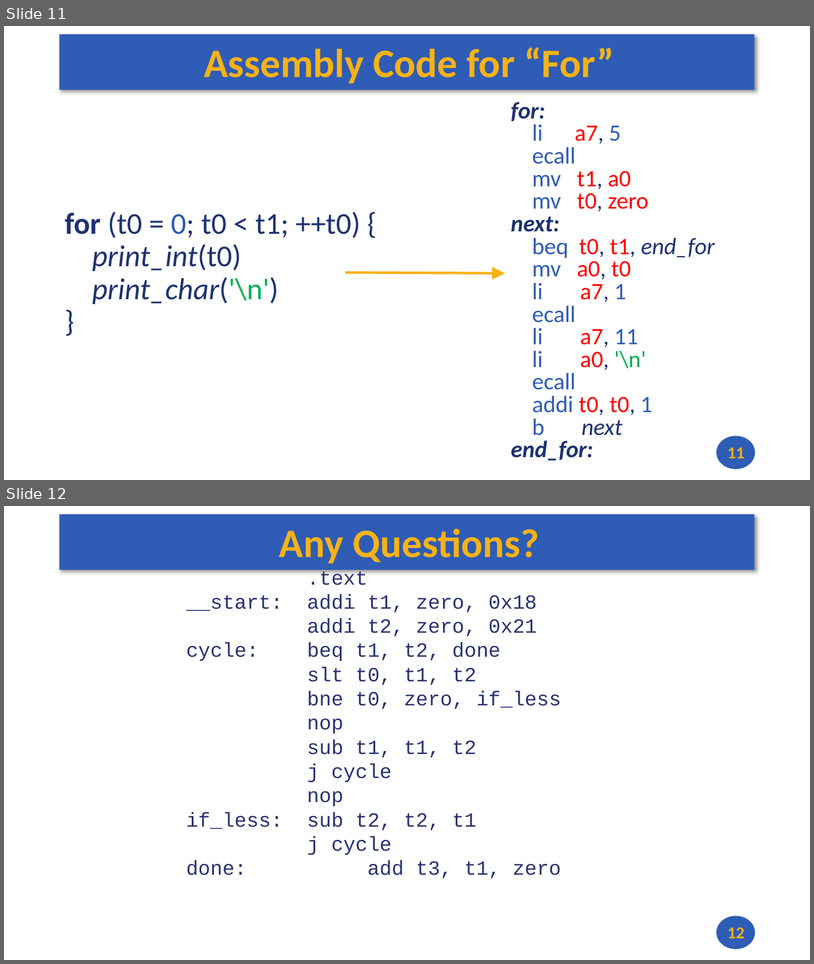
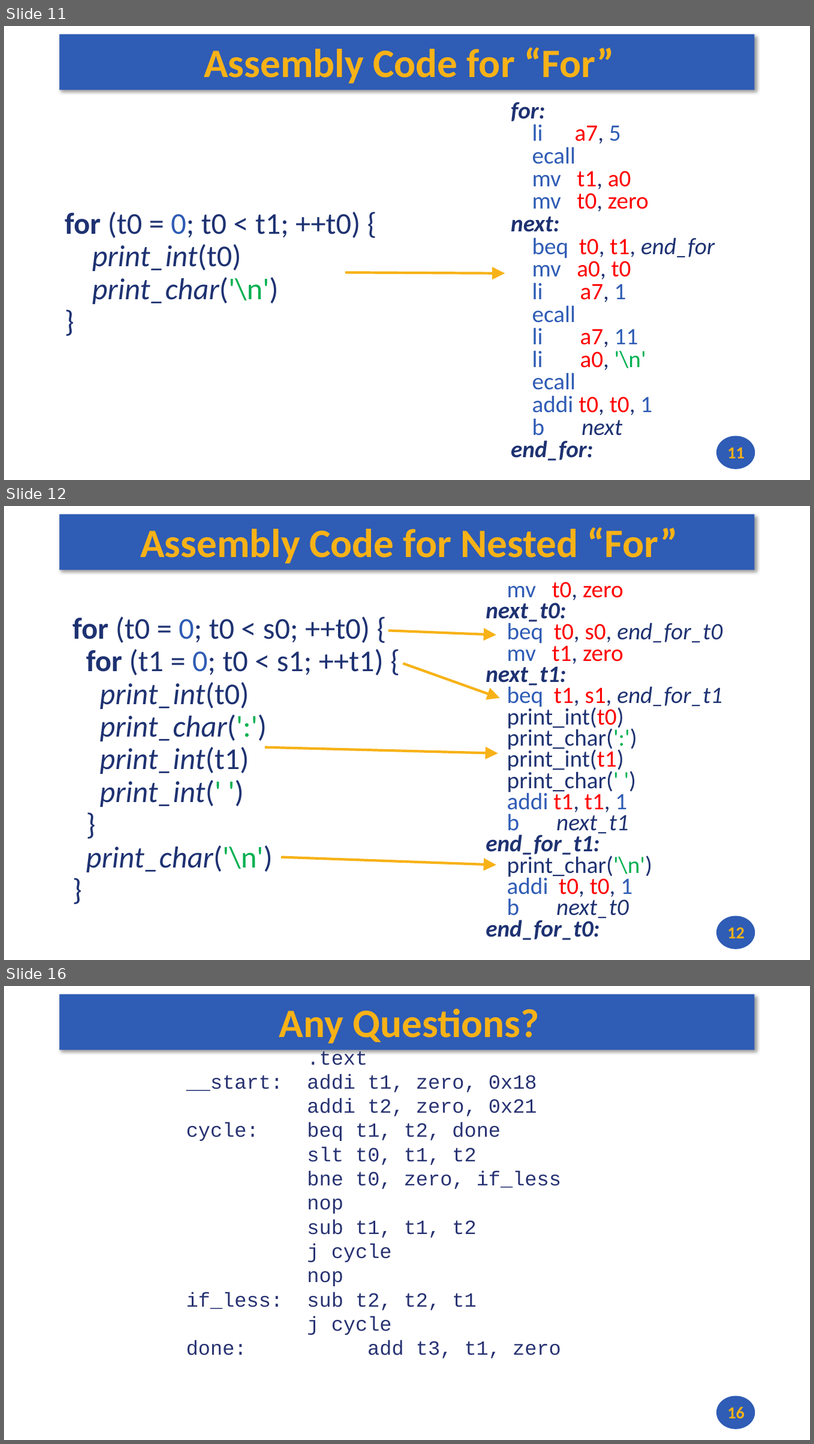
Before and after one commit to andrewt0301/hse-acos-course, a slide deck: docs/part1ca/05_MacrosBranchesArrays/CA_Lecture_05.pptx. Shown one above the other, each under a label of ours: slides 11 and 12 before the commit, slides 11, 12 and 16 after it; the slides between them are not shown. The pictures are 814x964 and 814x1444 pixels, drawn with LibreOffice and Linux fonts; fonts in the diff are those of the drawing. Boxes give left, top, right and bottom in pixels: in the first picture for what was removed or moved away, otherwise in the second. Text is boxed around its words. In the diff, an @@ line names an element or a change of style, - is before the commit and + after.

```diff
--- a/docs/part1ca/05_MacrosBranchesArrays/CA_Lecture_05.pptx
+++ b/docs/part1ca/05_MacrosBranchesArrays/CA_Lecture_05.pptx
@@ slide 12 added at (4,506,810,960), background #FFFFFF; not listed: 2 template elements that a slide beside it also shows @@
@@ title added at (140,527,678,564), 48 pt, text #F7B217, bold @@
+Assembly Code for Nested “For”
@@ text added at (486,582,723,940), 28 pt, text #1E3272 @@
+mv t0, zero
+next_t0:
+beq t0, s0, end_for_t0
+mv t1, zero
+next_t1:
+beq t1, s1, end_for_t1
+print_int(t0)
+print_char(':')
+print_int(t1)
+print_char(' ')
+addi t1, t1, 1
+b next_t1
+end_for_t1:
+print_char('\n')
+addi t0, t0, 1
+b next_t0
+end_for_t0:
@@ text added at (72,616,384,872), 36 pt, text #1E3272 @@
+for (t0 = 0; t0 < s0; ++t0) {
+for (t1 = 0; t0 < s1; ++t1) {
+print_int(t0)
+print_char(':')
+print_int(t1)
+print_int(' ')
+}
+print_char('\n')
+}
@@ arrow added from (389, 631) to (497, 635), #F7B217 3 pt @@
@@ arrow added from (403, 663) to (500, 698), #F7B217 3 pt @@
@@ arrow added from (265, 747) to (498, 753), #F7B217 3 pt @@
@@ arrow added from (282, 857) to (497, 865), #F7B217 3 pt @@
@@ page number added at (728,927,744,938), 20 pt, text #F7B217, bold @@
+12
@@ what was slide 12 is now slide 16 @@
@@ page number at (728,1407,744,1418): text changed @@
-12
+16
```
Also in this commit, not shown: 1 slide changed, 3 other slides added, 1 other file.
